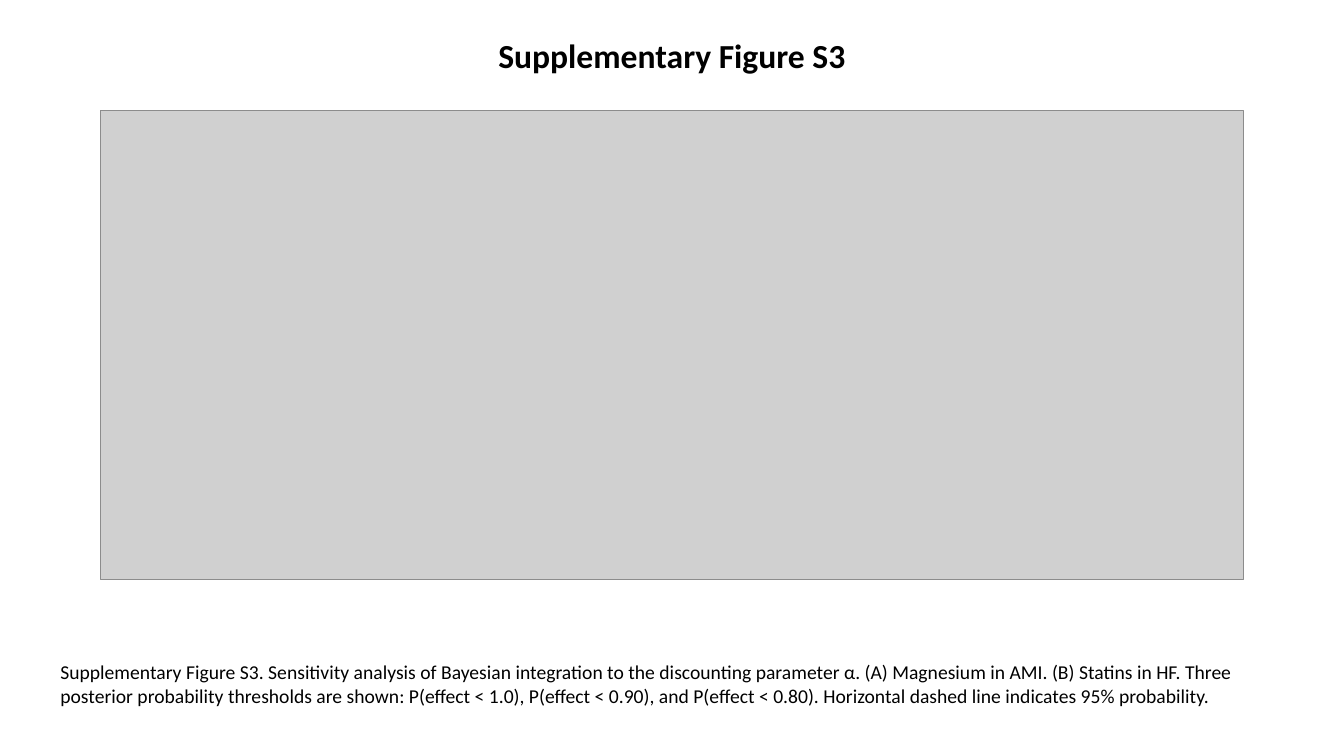
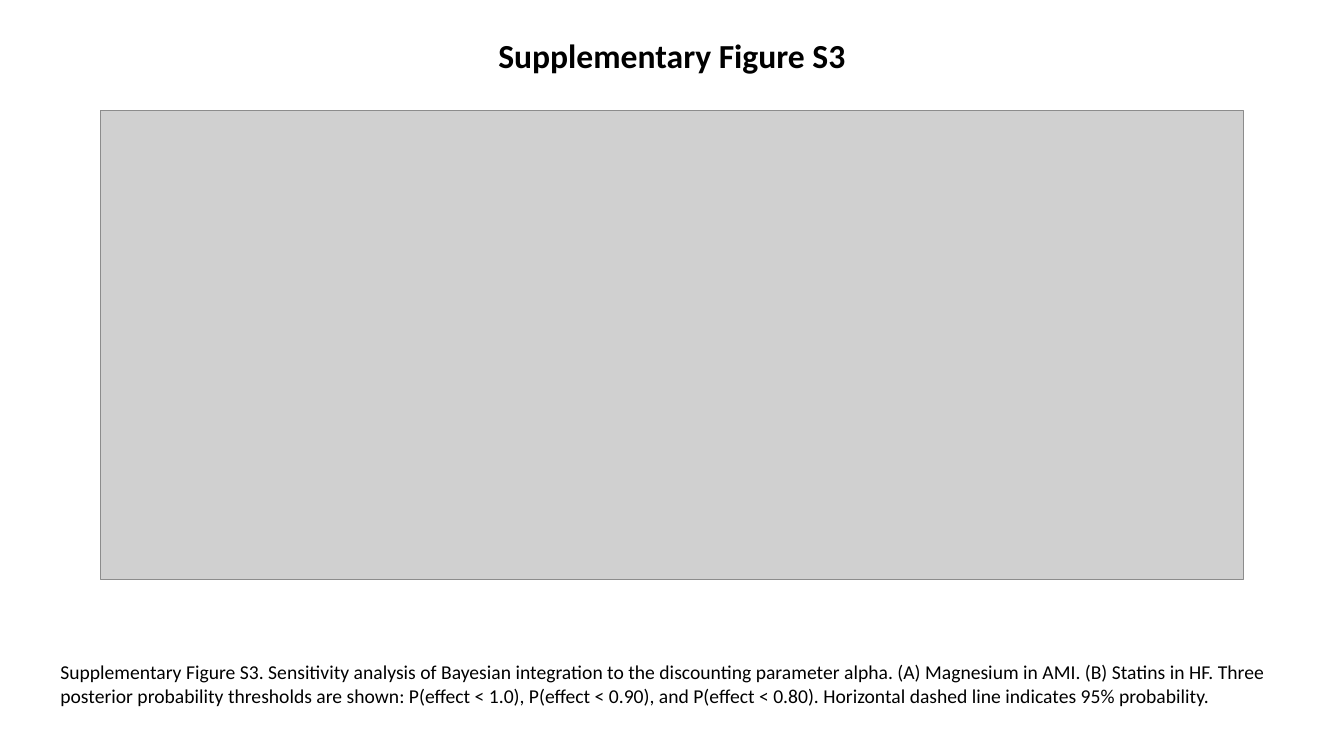
Before and after one commit to bougtoir/kotha-rct-decomposition, a slide deck: slide 4 of rct-decomposition/KOTHA_Framework_ClinicalTrials_supplementary_figures.pptx. Drawn at 1344x756 pixels with LibreOffice and Linux fonts; fonts in the diff are those of the drawing; grey boxes stand for pictures. Boxes give left, top, right and bottom in pixels: in the first picture for what was removed or moved away, otherwise in the second. Text is boxed around its words. In the diff, an @@ line names an element or a change of style, - is before the commit and + after.

```diff
--- a/rct-decomposition/KOTHA_Framework_ClinicalTrials_supplementary_figures.pptx
+++ b/rct-decomposition/KOTHA_Framework_ClinicalTrials_supplementary_figures.pptx
@@ text at box(60, 665, 1264, 706): text changed @@
-Supplementary Figure S3. Sensitivity analysis of Bayesian integration to the discounting parameter α. (A) Magnesium in AMI. (B) Statins in HF. Three posterior probability thresholds are shown: P(effect < 1.0), P(effect < 0.90), and P(effect < 0.80). Horizontal dashed line indicates 95% probability.
+Supplementary Figure S3. Sensitivity analysis of Bayesian integration to the discounting parameter alpha. (A) Magnesium in AMI. (B) Statins in HF. Three posterior probability thresholds are shown: P(effect < 1.0), P(effect < 0.90), and P(effect < 0.80). Horizontal dashed line indicates 95% probability.
```
Also in this commit, not shown: 2 other slides changed, 29 other files.
